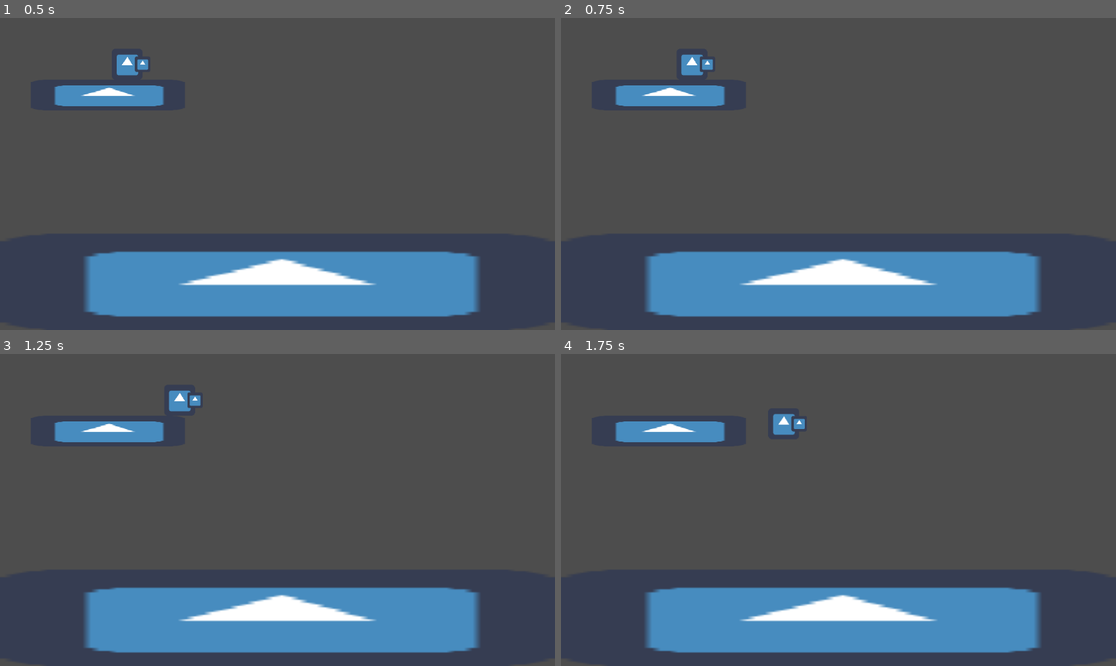
Above: before the commit, frames 1-4 (two rows, left to right).
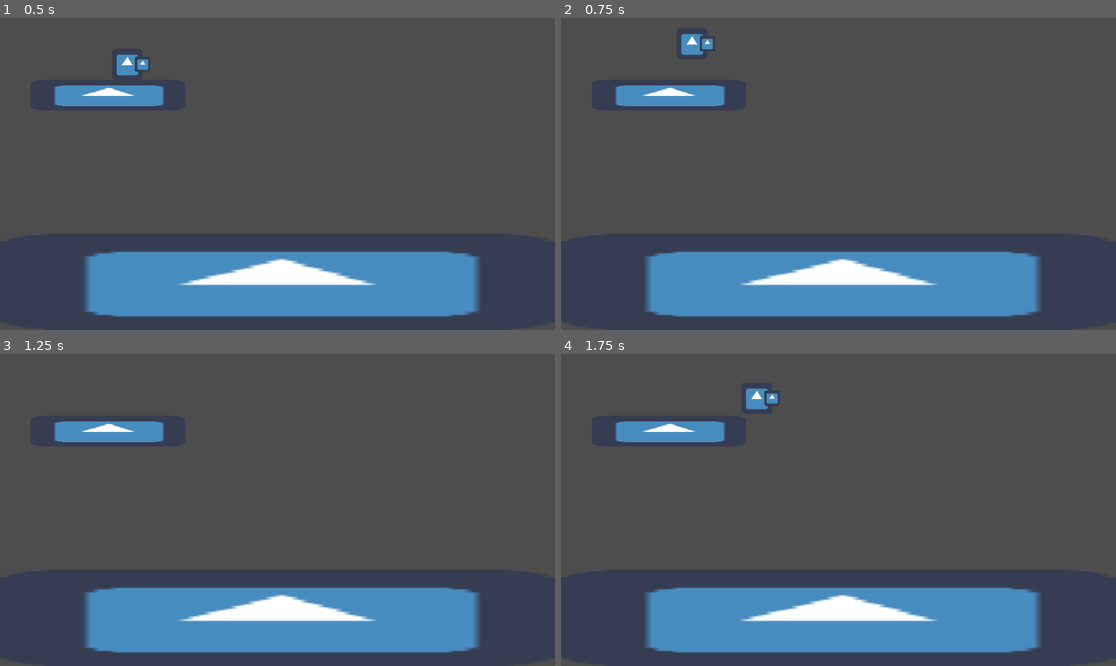
Above: after the commit, the same moments.

Repository: Gatlink/GodotPlugin
Game: Godot game, scene res://Platformer2DController/platformer2D_controller_test.tscn
The game is run twice, just before and just after one commit, with the same random seed, the same clock (stepped at 60 frames per second) and the same inputs. The project has no main scene, so this scene is started directly. The engine's default icon, where the game draws it, is replaced by a stand-in: a white triangle on a blue panel in a dark square.
Inputs:
- Up to frame 1 (0.5 s): no input
- Up to frame 2 (0.75 s): tap Enter (ui_accept) at 0.5 s; hold D (right) from 0.53 s (still down); hold Space (jump, bound only after the commit) from 0.53 s (still down)
- Up to frame 3 (1.25 s): keep holding D (right); keep holding Space (jump, bound only after the commit)
- Up to frame 4 (1.75 s): keep holding D (right); release Space (jump, bound only after the commit) at 1.28 s; tap Space (jump, bound only after the commit) at 1.35, 1.52 s

Frame 1 is identical in both runs. In frame 2, 0.6% of the frame differs, in the area x 21-28%, y 5-19%; in frame 3, 0.3%; in frame 4, 0.6%, in the area x 33-44%, y 10-27%.

Commit message:
Update to godot 4.4, 2D platform controller jump

Diff:
--- a/Camera/CameraArea.tscn
+++ b/Camera/CameraArea.tscn
@@ -1,20 +1,21 @@
-[gd_scene load_steps=3 format=2]
+[gd_scene load_steps=3 format=3 uid="uid://dk06wmmd3pmd"]
 
-[ext_resource path="res://Camera3D/CameraArea.gd" type="Script" id=1]
+[sub_resource type="Resource" id="Resource_kndpq"]
+metadata/__load_path__ = "res://Camera3D/CameraArea.gd"
 
-[sub_resource type="RectangleShape2D" id=1]
+[sub_resource type="RectangleShape2D" id="1"]
 resource_local_to_scene = true
-size = Vector2( 480, 408 )
+size = Vector2(480, 408)
 
 [node name="CameraArea" type="Area2D"]
 collision_layer = 0
-script = ExtResource( 1 )
+script = SubResource("Resource_kndpq")
 __meta__ = {
 "_edit_group_": true
 }
 
 [node name="CollisionShape2D" type="CollisionShape2D" parent="."]
-shape = SubResource( 1 )
+shape = SubResource("1")
 
 [connection signal="body_entered" from="." to="." method="_on_CameraArea_body_entered"]
 [connection signal="body_exited" from="." to="." method="_on_CameraArea_body_exited"]
--- a/Camera/CameraHandler.tscn
+++ b/Camera/CameraHandler.tscn
@@ -1,9 +1,10 @@
-[gd_scene load_steps=2 format=2]
+[gd_scene load_steps=2 format=3 uid="uid://bdoa1s1aves38"]
 
-[ext_resource path="res://Camera3D/CameraHandler.gd" type="Script" id=1]
+[sub_resource type="Resource" id="Resource_esxab"]
+metadata/__load_path__ = "res://Camera3D/CameraHandler.gd"
 
 [node name="CameraHandler" type="Node2D"]
-script = ExtResource( 1 )
+script = SubResource("Resource_esxab")
 
 [node name="Camera2D" type="Camera2D" parent="."]
 current = true
--- a/Camera/CameraPath.tscn
+++ b/Camera/CameraPath.tscn
@@ -1,42 +1,44 @@
-[gd_scene load_steps=5 format=2]
+[gd_scene load_steps=5 format=3 uid="uid://bbevniro0py6x"]
 
-[ext_resource path="res://Camera3D/CameraPath.gd" type="Script" id=1]
-
-[sub_resource type="Curve2D" id=1]
+[sub_resource type="Curve2D" id="1"]
 resource_local_to_scene = true
 _data = {
-"points": PackedVector2Array( 0, 0, 0, 0, 320, 200, 0, 0, 0, 0, 2208, 200 )
+"points": PackedVector2Array(0, 0, 0, 0, 320, 200, 0, 0, 0, 0, 2208, 200)
 }
+point_count = 2
 
-[sub_resource type="GDScript" id=2]
+[sub_resource type="Resource" id="Resource_hhod3"]
+metadata/__load_path__ = "res://Camera3D/CameraPath.gd"
+
+[sub_resource type="GDScript" id="2"]
 script/source = "extends PathFollow2D
 
 
 
 "
 
-[sub_resource type="RectangleShape2D" id=3]
+[sub_resource type="RectangleShape2D" id="3"]
 resource_local_to_scene = true
-size = Vector2( 608, 200 )
+size = Vector2(608, 200)
 
 [node name="CameraPath" type="Path2D"]
-curve = SubResource( 1 )
-script = ExtResource( 1 )
+curve = SubResource("1")
+script = SubResource("Resource_hhod3")
 
 [node name="PathFollow2D" type="PathFollow2D" parent="."]
-position = Vector2( 2208, 200 )
+position = Vector2(2208, 200)
 offset = 1910.59
 rotate = false
 loop = false
-script = SubResource( 2 )
+script = SubResource("2")
 
 [node name="Area2D" type="Area2D" parent="."]
-position = Vector2( 1152, 200 )
+position = Vector2(1152, 200)
 collision_layer = 0
 monitorable = false
 
 [node name="CollisionShape2D" type="CollisionShape2D" parent="Area2D"]
-shape = SubResource( 3 )
+shape = SubResource("3")
 
 [connection signal="body_entered" from="Area2D" to="." method="_on_Area2D_body_entered"]
 [connection signal="body_exited" from="Area2D" to="." method="_on_Area2D_body_exited"]
--- a/Camera/TEST/CameraTest.tscn
+++ b/Camera/TEST/CameraTest.tscn
@@ -1,56 +1,66 @@
-[gd_scene load_steps=10 format=2]
+[gd_scene load_steps=10 format=3 uid="uid://c11q24aox2fy0"]
 
-[ext_resource path="res://Camera3D/TEST/TARGET.gd" type="Script" id=1]
-[ext_resource path="res://Camera3D/CameraHandler.tscn" type="PackedScene" id=2]
-[ext_resource path="res://Camera3D/TEST/CameraTest.gd" type="Script" id=3]
-[ext_resource path="res://Camera3D/CameraPath.tscn" type="PackedScene" id=4]
-[ext_resource path="res://Camera3D/CameraArea.tscn" type="PackedScene" id=5]
+[sub_resource type="Resource" id="Resource_1rj3h"]
+metadata/__load_path__ = "res://Camera3D/TEST/CameraTest.gd"
 
-[sub_resource type="RectangleShape2D" id=4]
+[sub_resource type="Resource" id="Resource_m0aet"]
+metadata/__load_path__ = "res://Camera3D/CameraHandler.tscn"
+
+[sub_resource type="Resource" id="Resource_o6idf"]
+metadata/__load_path__ = "res://Camera3D/CameraArea.tscn"
+
+[sub_resource type="RectangleShape2D" id="4"]
 resource_local_to_scene = true
-size = Vector2( 704, 448 )
+size = Vector2(704, 448)
 
-[sub_resource type="Curve2D" id=2]
+[sub_resource type="Resource" id="Resource_8uvbs"]
+metadata/__load_path__ = "res://Camera3D/CameraPath.tscn"
+
+[sub_resource type="Curve2D" id="2"]
 resource_local_to_scene = true
 _data = {
-"points": PackedVector2Array( 0, 0, 0, 0, -512, -296, 0, 0, 0, 0, 512, 304 )
+"points": PackedVector2Array(0, 0, 0, 0, -512, -296, 0, 0, 0, 0, 512, 304)
 }
+point_count = 2
 
-[sub_resource type="RectangleShape2D" id=3]
+[sub_resource type="RectangleShape2D" id="3"]
 resource_local_to_scene = true
-size = Vector2( 512, 296 )
+size = Vector2(512, 296)
 
-[sub_resource type="CircleShape2D" id=1]
+[sub_resource type="Resource" id="Resource_8iftq"]
+metadata/__load_path__ = "res://Camera3D/TEST/TARGET.gd"
+
+[sub_resource type="CircleShape2D" id="1"]
 radius = 24.0
 
 [node name="CameraTest" type="Node2D"]
-script = ExtResource( 3 )
+script = SubResource("Resource_1rj3h")
 
-[node name="CameraHandler" parent="." instance=ExtResource( 2 )]
+[node name="CameraHandler" parent="."]
 target_path = NodePath("../TARGET")
 
-[node name="CameraArea" parent="." instance=ExtResource( 5 )]
+[node name="CameraArea" parent="."]
 
 [node name="CollisionShape2D" parent="CameraArea" index="0"]
-shape = SubResource( 4 )
+shape = SubResource("4")
 
-[node name="CameraPath" parent="." instance=ExtResource( 4 )]
+[node name="CameraPath" parent="."]
 visible = false
-position = Vector2( 9, 0 )
-curve = SubResource( 2 )
+position = Vector2(9, 0)
+curve = SubResource("2")
 
 [node name="PathFollow2D" parent="CameraPath" index="0"]
-position = Vector2( 512, 304 )
+position = Vector2(512, 304)
 
 [node name="CollisionShape2D" parent="CameraPath/Area2D" index="0"]
-position = Vector2( -1152, -200 )
-shape = SubResource( 3 )
+position = Vector2(-1152, -200)
+shape = SubResource("3")
 
 [node name="TARGET" type="Area2D" parent="."]
-script = ExtResource( 1 )
+script = SubResource("Resource_8iftq")
 
 [node name="CollisionShape2D" type="CollisionShape2D" parent="TARGET"]
-shape = SubResource( 1 )
+shape = SubResource("1")
 
 [editable path="CameraArea"]
 [editable path="CameraPath"]
--- a/Platformer2DController/States/air.gd
+++ b/Platformer2DController/States/air.gd
@@ -8,10 +8,26 @@
 ## Time to reach terminal velocity, in seconds
 @export var gravity: float = 1.0
 
+## Time after falling during which the player can jump, in seconds
+@export var coyotee_time: float = 0.2
+
+
+var coyotee_timer: float
+
+
+func enter(params: Dictionary = {}) -> void:
+	super(params)
+	coyotee_timer = coyotee_time
+
 
 func physics_update(delta: float) -> void:
 	super(delta)
 	player.velocity.y = min(player.velocity.y + delta * terminal_speed / gravity, terminal_speed)
 
+	if coyotee_timer > 0:
+		coyotee_timer -= delta
+		if Input.is_action_just_pressed("jump"):
+			transition_to("Jump")
+
 	if player.is_on_floor():
 		transition_to("Stand")
--- /dev/null
+++ b/Platformer2DController/States/jump.gd
@@ -0,0 +1,31 @@
+class_name PlayerJump
+extends PlayerMove
+
+
+## Jumping speed, in pixel / s
+@export var jumping_speed: float = -512.0
+
+## Minimum time spent jumping, in seconds
+@export var min_time: float = 0
+
+## Max time the input can be pressed, in seconds
+@export var max_time: float = 0.5
+
+
+var timer: float
+
+
+func enter(params: Dictionary = {}) -> void:
+	super(params)
+
+	timer = 0
+
+
+func physics_update(delta: float) -> void:
+	super(delta)
+
+	timer += delta
+	player.velocity.y = jumping_speed
+
+	if not timer < min_time and (not Input.is_action_pressed("jump") or timer >= max_time):
+		transition_to("Air")
--- a/Platformer2DController/States/stand.gd
+++ b/Platformer2DController/States/stand.gd
@@ -4,5 +4,8 @@
 
 func physics_update(delta: float) -> void:
 	super(delta)
+
 	if not player.is_on_floor():
 		transition_to("Air")
+	elif Input.is_action_just_pressed("jump"):
+		transition_to("Jump")
--- a/Platformer2DController/player.tscn
+++ b/Platformer2DController/player.tscn
@@ -1,10 +1,11 @@
-[gd_scene load_steps=7 format=3 uid="uid://0tb8eo1dqu7v"]
+[gd_scene load_steps=8 format=3 uid="uid://0tb8eo1dqu7v"]
 
-[ext_resource type="Script" path="res://Platformer2DController/player.gd" id="1_jaiqg"]
-[ext_resource type="Script" path="res://StateMachine/StateMachine.gd" id="2_7cm2g"]
+[ext_resource type="Script" uid="uid://bhm7iy1p507pi" path="res://Platformer2DController/player.gd" id="1_jaiqg"]
+[ext_resource type="Script" uid="uid://bu0v0ptvj3yyk" path="res://StateMachine/StateMachine.gd" id="2_7cm2g"]
 [ext_resource type="Texture2D" uid="uid://c15xc0y0jqe52" path="res://icon.png" id="2_kumej"]
-[ext_resource type="Script" path="res://Platformer2DController/States/stand.gd" id="3_o8j5j"]
-[ext_resource type="Script" path="res://Platformer2DController/States/air.gd" id="4_560se"]
+[ext_resource type="Script" uid="uid://ul7lrvar6rn0" path="res://Platformer2DController/States/stand.gd" id="3_o8j5j"]
+[ext_resource type="Script" uid="uid://d0x2mo0kw7hhh" path="res://Platformer2DController/States/air.gd" id="4_560se"]
+[ext_resource type="Script" uid="uid://clijydx75l82s" path="res://Platformer2DController/States/jump.gd" id="5_078gm"]
 
 [sub_resource type="RectangleShape2D" id="RectangleShape2D_htq4p"]
 size = Vector2(64, 64)
@@ -26,6 +27,13 @@
 max_speed = 128.0
 acceleration = 0.5
 
+[node name="Jump" type="Node" parent="StateMachine"]
+script = ExtResource("5_078gm")
+jumping_speed = -256.0
+max_time = 0.4
+acceleration = 0.5
+metadata/_custom_type_script = "uid://clijydx75l82s"
+
 [node name="Graph" type="Node2D" parent="."]
 position = Vector2(0, -32)
 
--- a/project.godot
+++ b/project.godot
@@ -11,7 +11,7 @@
 [application]
 
 config/name="_GodotPlugin"
-config/features=PackedStringArray("4.3")
+config/features=PackedStringArray("4.4")
 config/icon="res://icon.png"
 
 [autoload]
@@ -62,6 +62,13 @@
 , Object(InputEventKey,"resource_local_to_scene":false,"resource_name":"","device":-1,"window_id":0,"alt_pressed":false …(186 unchanged characters)…
 ]
 }
+jump={
+"deadzone": 0.2,
+"events": [Object(InputEventKey,"resource_local_to_scene":false,"resource_name":"","device":-1,"window_id":0,"alt_pressed":false,"shift_pressed":false,"ctrl_pressed":false,"meta_pressed":false,"pressed":false,"keycode":0,"physical_keycode":32,"key_label":0,"unicode":32,"location":0,"echo":false,"script":null)
+, Object(InputEventKey,"resource_local_to_scene":false,"resource_name":"","device":-1,"window_id":0,"alt_pressed":false,"shift_pressed":false,"ctrl_pressed":false,"meta_pressed":false,"pressed":false,"keycode":0,"physical_keycode":4194320,"key_label":0,"unicode":0,"location":0,"echo":false,"script":null)
+, Object(InputEventKey,"resource_local_to_scene":false,"resource_name":"","device":-1,"window_id":0,"alt_pressed":false,"shift_pressed":false,"ctrl_pressed":false,"meta_pressed":false,"pressed":false,"keycode":0,"physical_keycode":87,"key_label":0,"unicode":119,"location":0,"echo":false,"script":null)
+]
+}
 
 [physics]
 
Not shown, added: Camera/CameraArea.gd.uid
Not shown, added: Camera/CameraHandler.gd.uid
Not shown, added: Camera/CameraPath.gd.uid
Not shown, added: Camera/TEST/CameraTest.gd.uid
Not shown, added: Camera/TEST/TARGET.gd.uid
Not shown, added: Globals.gd.uid
Not shown, added: Health/DamageSource.gd.uid
Not shown, added: Health/HealthManager.gd.uid
Not shown, added: Health2D/DamageSource2D.gd.uid
Not shown, added: Health2D/HealthManager2D.gd.uid
Not shown, added: Menu/BusSlider.gd.uid
Not shown: 1 places in Menu/BusSlider.tscn that only renumber resources
(and 13 more such lines)
